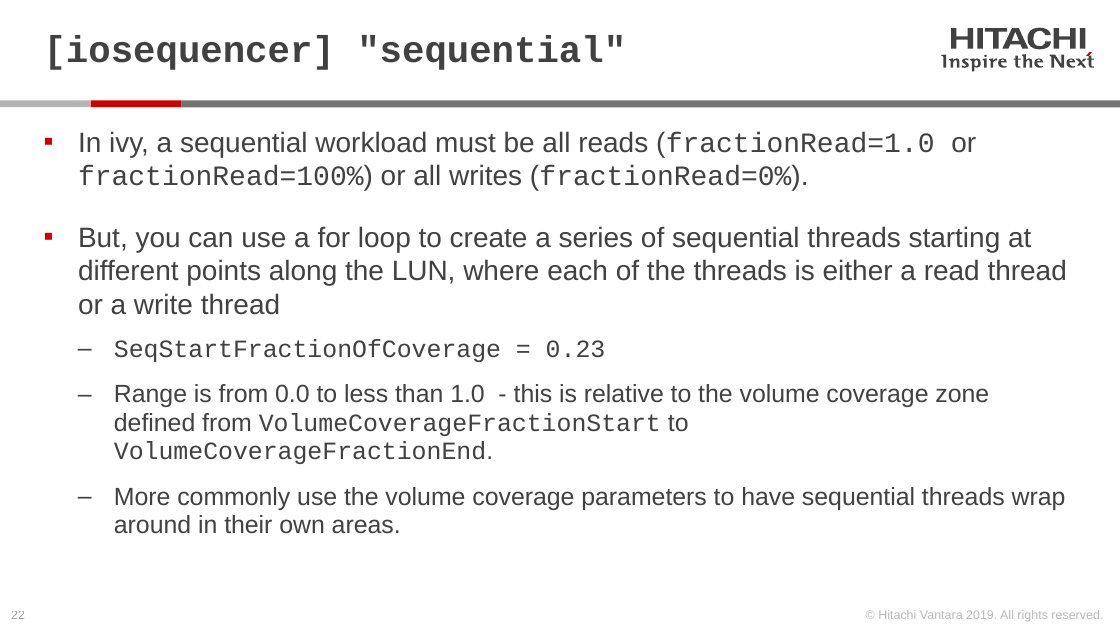
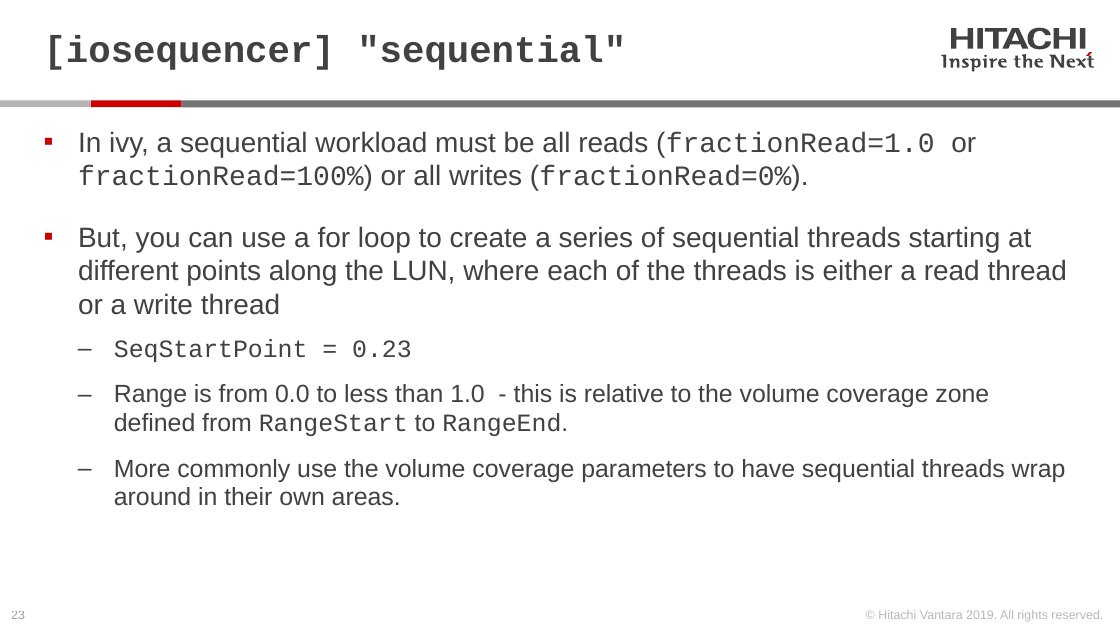
Before and after one commit to Hitachi-Data-Systems/ivy, a slide deck: slide 23 of doc/Programming the ivy engine.pptx (slide 22 before the commit). Drawn at 1120x630 pixels with LibreOffice and Linux fonts; fonts in the diff are those of the drawing. Boxes give left, top, right and bottom in pixels: in the first picture for what was removed or moved away, otherwise in the second. Text is boxed around its words. In the diff, an @@ line names an element or a change of style, - is before the commit and + after.

Commit message:
version 3.20.00
- changed VolumeCoverageFractionStart to RangeStart, etc.
- added dedupe_method workload parameter.  Supports "serpentine" and "target_spread" with stub for future "constant_ratio"
- Fixed test host CPU % busy, which previously was dividing the CPU busy by the number of measurement subintervals
- Added "active" core count and % busy.  These are the cores (actually hyperthreads) that are driving I/O.
- Removed -hyperthread command line option, which is now the default, and added -one_thread_per_core.

```diff
--- a/doc/Programming the ivy engine.pptx
+++ b/doc/Programming the ivy engine.pptx
@@ text at (x1=114, y1=339, x2=989, y2=436): text changed; font Courier New to Arial @@
-  ‒ SeqStartFractionOfCoverage = 0.23
-  ‒ Range is from 0.0 to less than 1.0 - this is relative to the volume coverage zone defined from VolumeCoverageFractionStart to VolumeCoverageFractionEnd.
+  ‒ SeqStartPoint = 0.23
+  ‒ Range is from 0.0 to less than 1.0 - this is relative to the volume coverage zone defined from RangeStart to RangeEnd.
```
Also in this commit, not shown: 27 other slides changed, 2 slides added, 24 other files.
